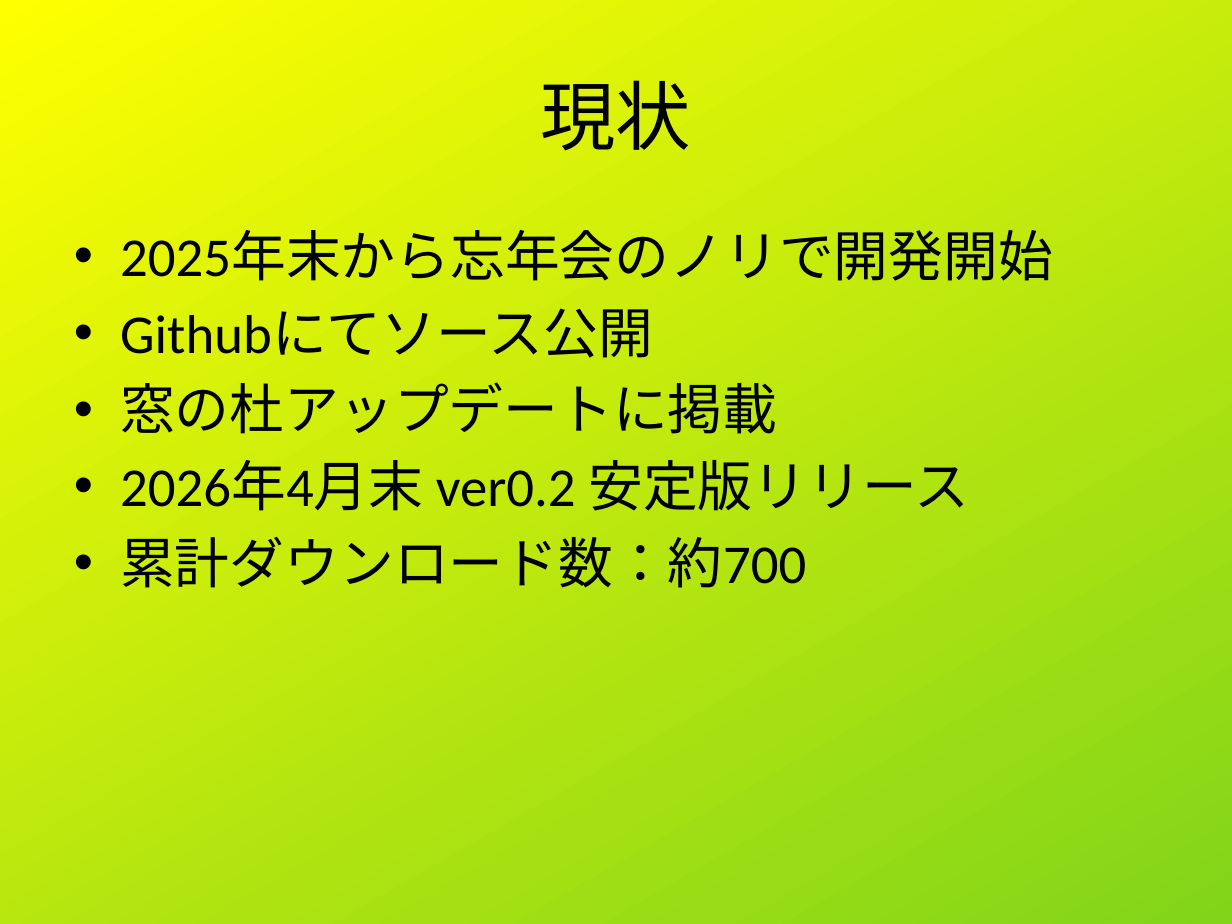
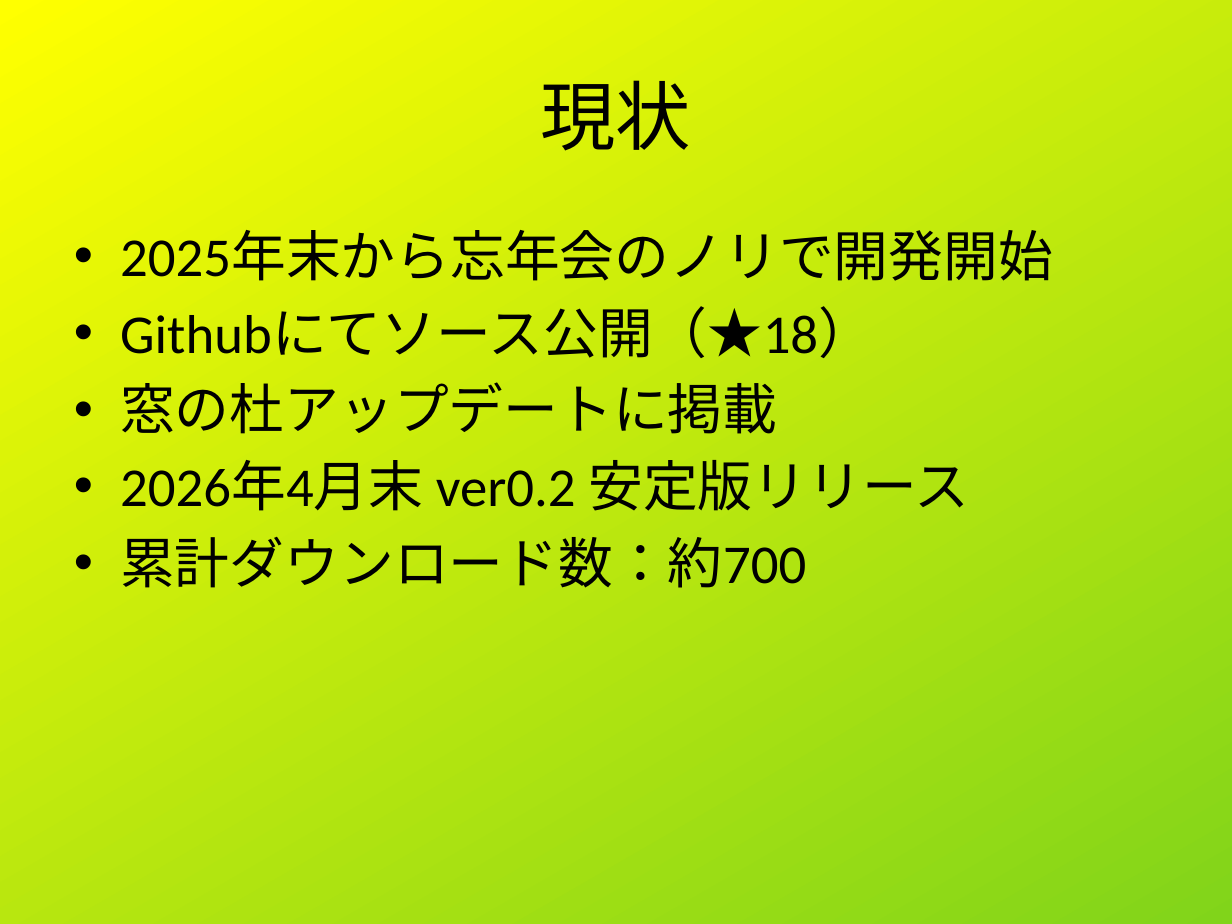
Before and after one commit to shigmas/viMarkdown, a slide deck: slide 5 of tech/ja/LT20260514/viMarkdown_LT.odp (slide 4 before the commit). Drawn at 1232x924 pixels with LibreOffice and Linux fonts; fonts in the diff are those of the drawing. Boxes give left, top, right and bottom in pixels: in the first picture for what was removed or moved away, otherwise in the second. Text is boxed around its words. In the diff, an @@ line names an element or a change of style, - is before the commit and + after.

```diff
--- a/tech/ja/LT20260514/viMarkdown_LT.odp
+++ b/tech/ja/LT20260514/viMarkdown_LT.odp
@@ text at box(120, 307, 873, 358): text changed @@
-• Githubにてソース公開
+• Githubにてソース公開（★18）
```
Also in this commit, not shown: 1 slide added, 11 other files.
